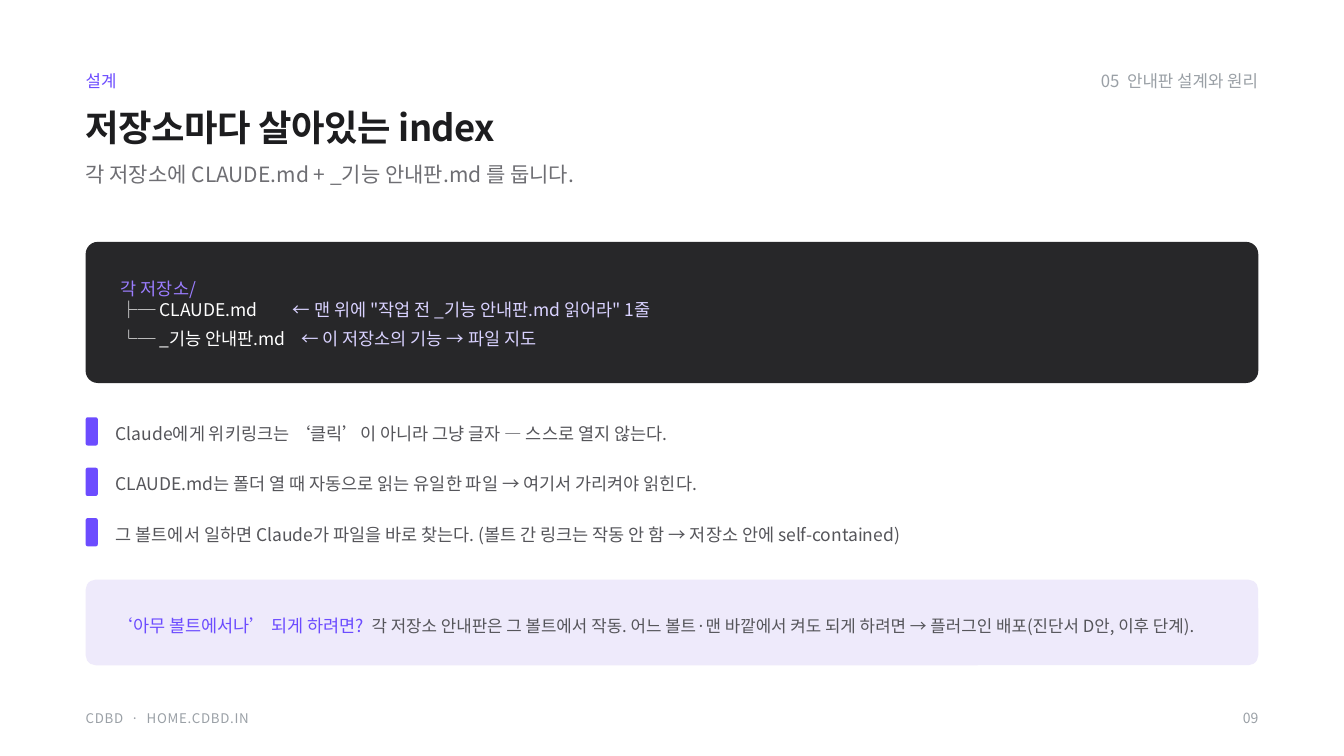
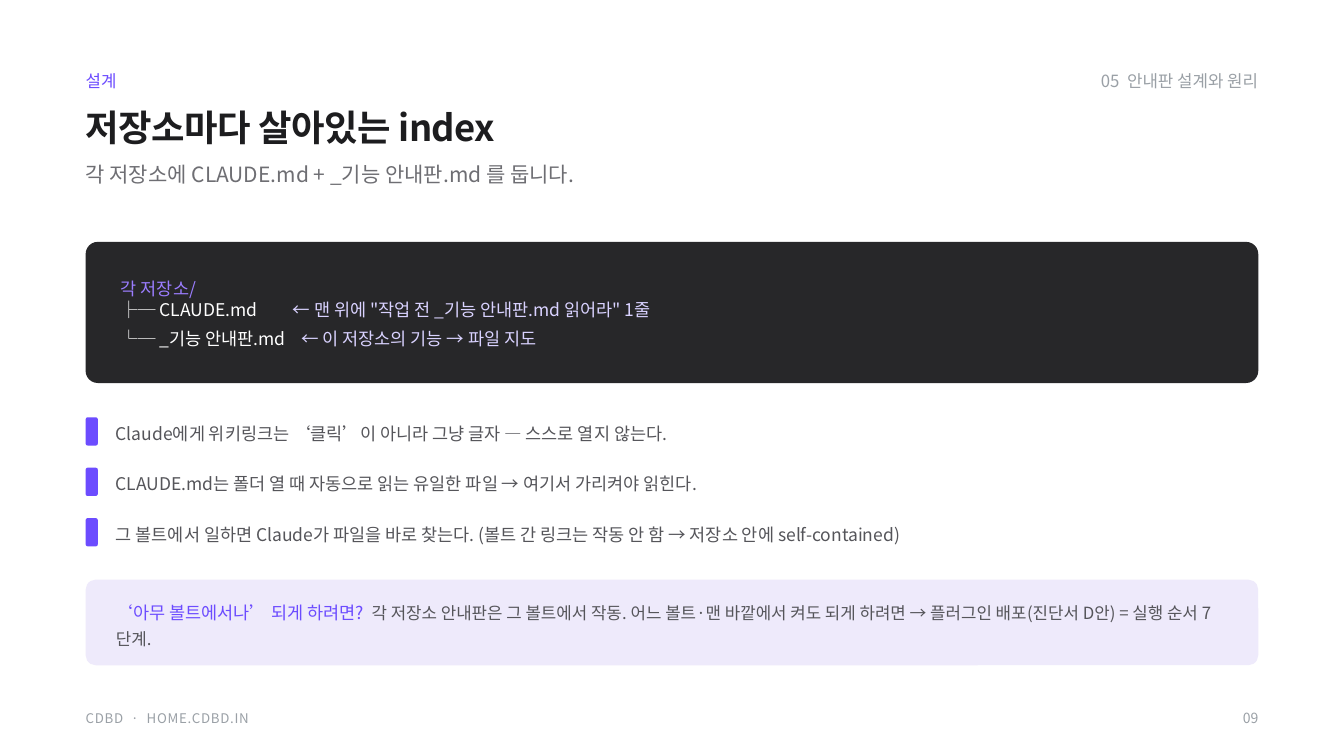
Before and after one commit to CdBd-in/design, a slide deck: slide 9 of _기능 안내판 실행 계획.pptx. Drawn at 1344x756 pixels with LibreOffice and Linux fonts; fonts in the diff are those of the drawing. Boxes give left, top, right and bottom in pixels: in the first picture for what was removed or moved away, otherwise in the second. Text is boxed around its words. In the diff, an @@ line names an element or a change of style, - is before the commit and + after.

```diff
--- a/_기능 안내판 실행 계획.pptx
+++ b/_기능 안내판 실행 계획.pptx
@@ text at [116, 604, 1198, 622]: text changed @@
-‘아무 볼트에서나’ 되게 하려면? 각 저장소 안내판은 그 볼트에서 작동. 어느 볼트·맨 바깥에서 켜도 되게 하려면 → 플러그인 배포(진단서 D안, 이후 단계).
+‘아무 볼트에서나’ 되게 하려면? 각 저장소 안내판은 그 볼트에서 작동. 어느 볼트·맨 바깥에서 켜도 되게 하려면 → 플러그인 배포(진단서 D안) = 실행 순서 7단계.
```
Also in this commit, not shown: 1 other slide changed, 2 other files.
